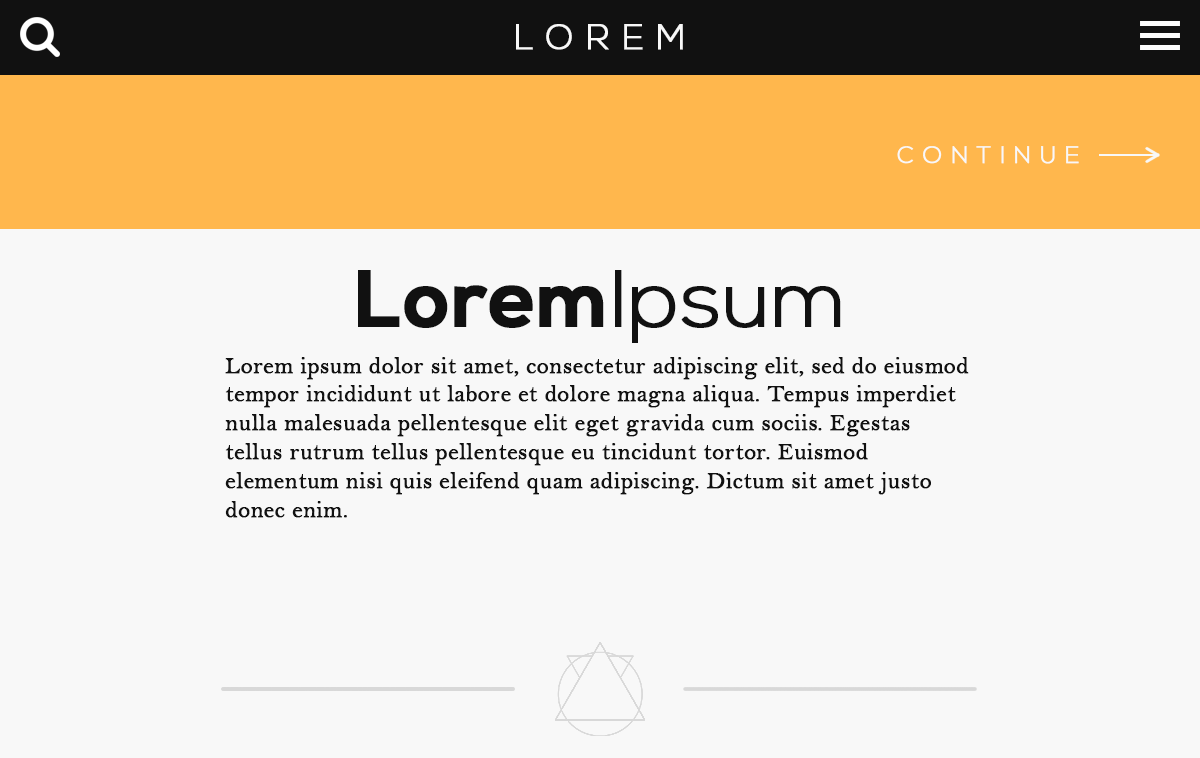
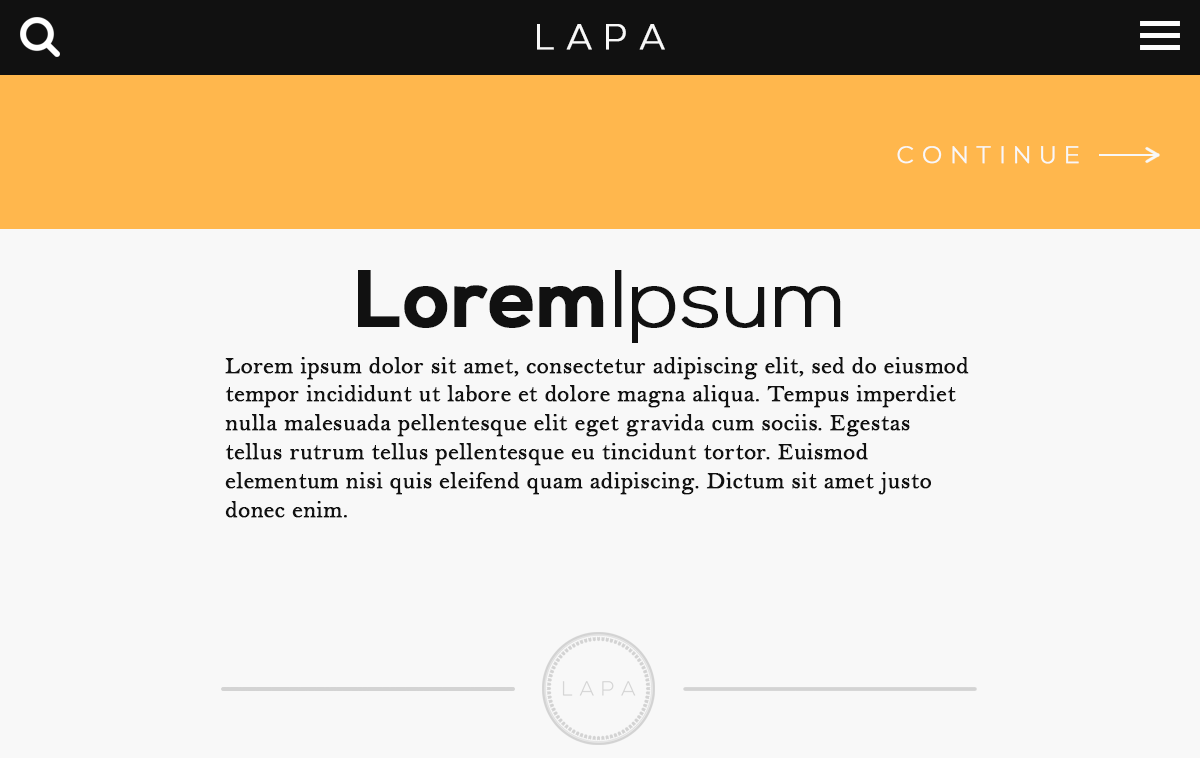
Comparing the layer stacks of the two 1200×758 images. Changes:
added group "nav" with 4 layers above "orange" over [left=516, top=24, right=683, bottom=50]
renamed "lorem" to "lapa", moved it into group "nav", painted on it over [left=516, top=24, right=683, bottom=50]
moved "Layer 0" into group "nav" over [left=516, top=24, right=683, bottom=50]
added group "orange" with 3 layers above "body" over [left=516, top=24, right=683, bottom=50]
moved "Layer 6" into group "orange" over [left=516, top=24, right=683, bottom=50]
added group "body" with 3 layers above "Layer 8" over [left=221, top=632, right=977, bottom=745]
added layer "Layer 8 copy" (15%) in group "body" over [left=221, top=632, right=977, bottom=745]
hid "Layer 8" over [left=221, top=642, right=977, bottom=736]
